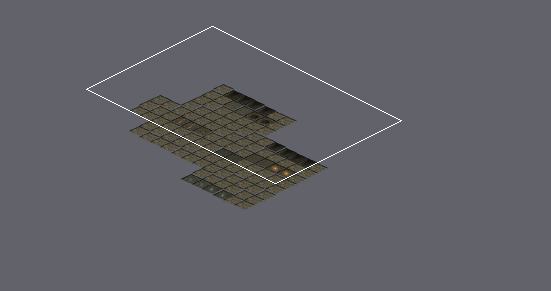
Tiled map, stored at feng-zhi/assets/maps/back_mountain_cliff_cave/maps/back_mountain_cliff_cave_night.tmx. Above: a wide view before the commit, with the close-up outlined.
Close-up. Before:
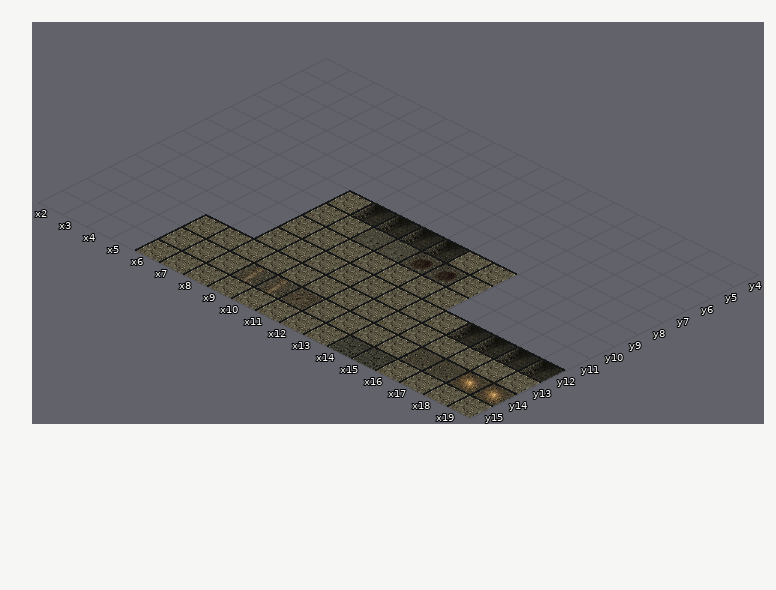
Cells are 64x32 px. Isometric: x runs down to the right, y down to the left. Shown: x 2..19, y 4..15. The commit also changed other parts of the map, which this record leaves out. The old version is drawn lined up with the new one.
New version:
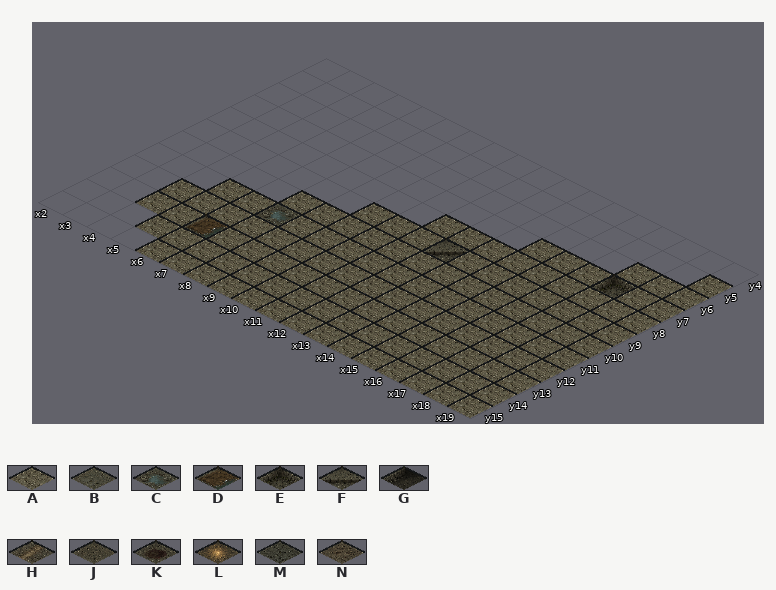
Key: from "cliff_cave_ground_tiles": A 0, B 2, C 5, D 6, E 9, F 10, G 12, H 13, J 14, K 15, L 17, M 18, N 20.
_ is an empty cell, . an unchanged one.
The exact change:
map size 16x16 -> 36x30 cells (old content now starts at 6,6; both pictures use the new coordinates)
--- layer "Ground"
@@ x 4..19 @@
- 5 ..............._
- 6 .............___
- 7 ..........______
- 8 ......._________
- 9 ....A......_____
-10 ..._......._____
-11 .___......._____
-12 ____............
-13 __..............
-14 ._..............
+ 5 ...............A
+ 6 .............AAA
+ 7 ..........AAAAAA
+ 8 .......AAAAAAAAA
+ 9 ...._......AAAAA
+10 ...A.......AAAAA
+11 .AAA.......AAAAA
+12 AAAA............
+13 AA..............
+14 .A..............
--- layer "Terrain"
@@ x 17..17 @@
- 7 _
+ 7 E
@@ x 7..13 @@
- 9 ....._.
-10 ...BBKK
-11 _......
+ 9 .....F.
+10 ...____
+11 C......
@@ x 6..19 @@
-13 _.............
-14 ...HHN....JJLL
-15 ........MM....
+13 D.............
+14 ...___....____
+15 ........__....
--- layer "Overlay"
@@ x 9..12 @@
- 9 GGGG
+ 9 ____
@@ x 16..19 @@
-12 GGGG
+12 ____
Where, in picture pixels (left, top, right, bottom), the same in both close-ups:
changed: (135, 178, 733, 406)
